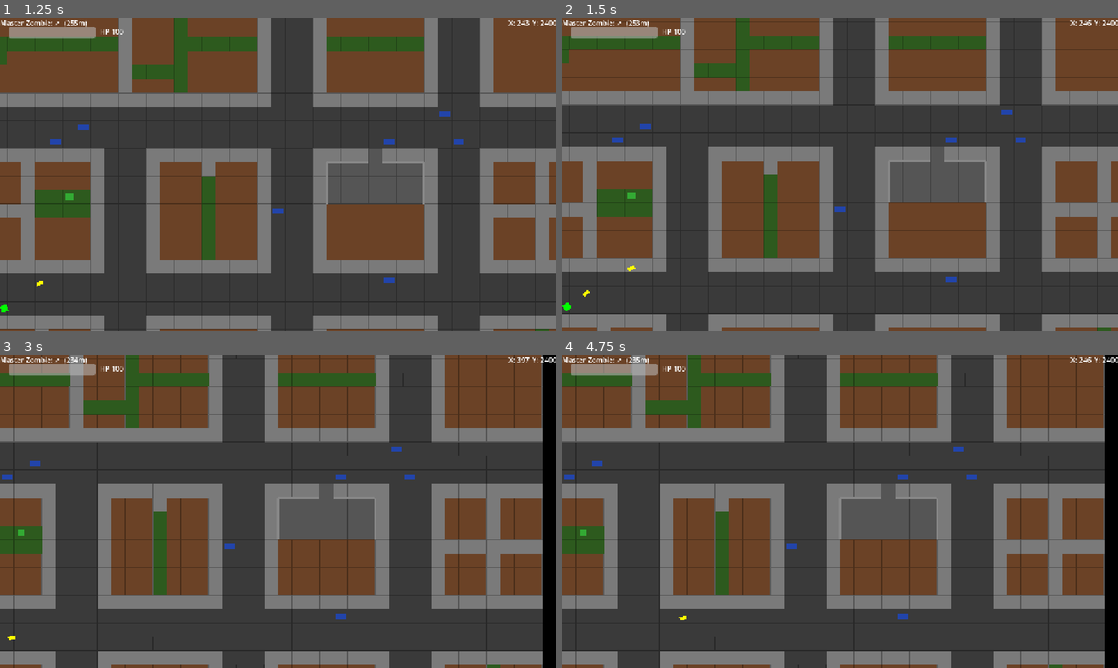
Above: before the commit, frames 1-4 (two rows, left to right).
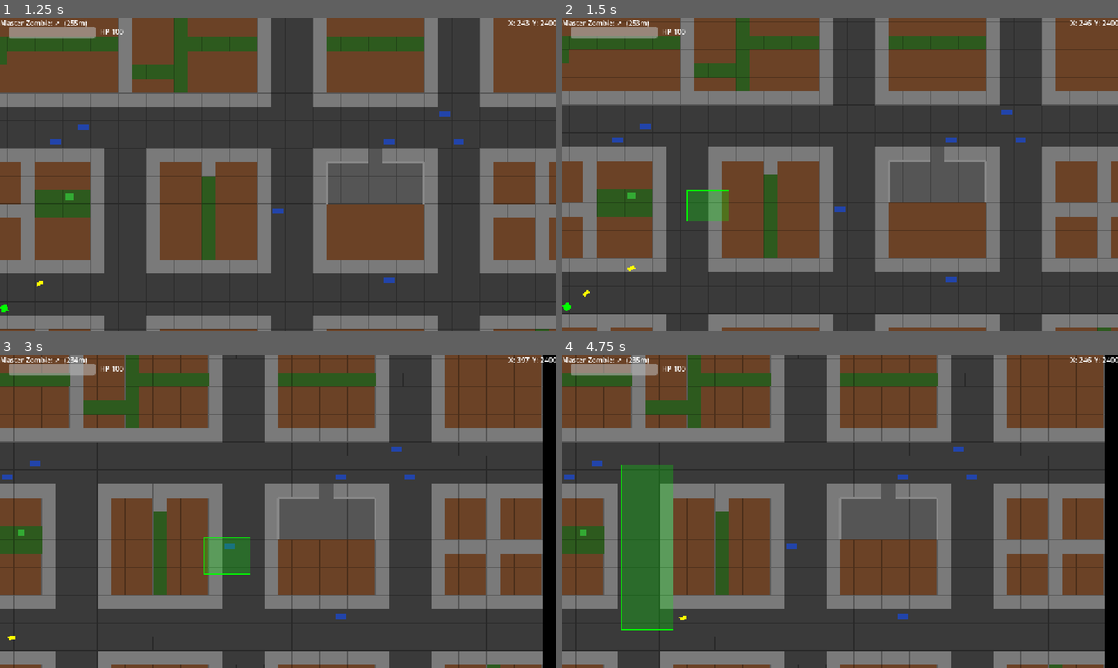
Above: after the commit, the same moments.

Repository: MKBSP/Zombie-game
Game: Godot game, scene res://scenes/world/world.tscn
Same seed, same stepped clock (60 frames per second), same inputs: the game is played once before the commit and once after it.
Inputs (mouse positions are in pixels of both pictures, inside the frame that each line leads up to):
- Up to frame 1 (1.25 s): tap Enter (ui_accept) at 0.5, 0.77 s; move the mouse to (400, 158) at 0.52 s; hold D (move_right) from 0.53 s (still down); hold Down (cam_down) from 0.53 s (still down); click (400, 158) at 0.67 s
- Up to frame 2 (1.5 s): release D (move_right) at 1.25 s; release Down (cam_down) at 1.25 s; drag from (728, 190) to (606, 280) at 1.27 s
- Up to frame 3 (3 s): move the mouse to (333, 442) at 2.02 s; hold D (move_right) 2.03-2.75 s; hold Right (cam_right) 2.03-2.75 s; click (333, 442) at 2.17 s; drag from (250, 574) to (111, 464) at 2.77 s
- Up to frame 4 (4.75 s): move the mouse to (1006, 558) at 3.52 s; hold A (move_left) 3.53-4.25 s; tap R at 3.6 s; click (1006, 558) at 3.67 s; tap Enter (ui_accept) at 3.77 s; drag from (673, 464) to (623, 630) at 4.27 s

Frame 1 is identical in both runs. In frame 2, 0.8% of the frame differs, in the area x 22-30%, y 54-65%; in frame 3, 1.0%; in frame 4, 5.0%, in the area x 10-20%, y 35-88%.

Commit message:
still working on merging zombies

Diff:
--- a/scenes/world/world.tscn
+++ b/scenes/world/world.tscn
@@ -161,7 +161,6 @@
 offset_top = -40.0
 grow_horizontal = 0
 grow_vertical = 0
-pivot_offset = Vector2(-150, -120)
 
 [node name="FastButton" type="Button" parent="ZombieControllerNode/ZCOverlay/MergePanel" unique_id=681435213]
 layout_mode = 2
--- a/scenes/zombie/fast_zombie.tscn
+++ b/scenes/zombie/fast_zombie.tscn
@@ -13,7 +13,7 @@
 [sub_resource type="CircleShape2D" id="CircleShape2D_wq15x"]
 radius = 13.0
 
-[node name="FastZombie" type="CharacterBody2D" unique_id=1597845788 groups=["zombies"]]
+[node name="FastZombie" type="CharacterBody2D" unique_id=1597845788 groups=["fast_zombies"]]
 collision_layer = 2
 script = ExtResource("1_foluw")
 speed = 150.0
--- a/scripts/zombie_controller.gd
+++ b/scripts/zombie_controller.gd
@@ -62,6 +62,11 @@
 		merge_manager.merge_cancelled.connect(func(): cancel_button.visible = false)
 		merge_manager.merge_locked_in.connect(func(): cancel_button.visible = false)
 
+	# Fix MergePanel size so buttons are clickable
+	if fast_button:
+		var panel: Control = fast_button.get_parent()
+		panel.offset_left = -150
+		panel.offset_top = -100
 
 func _on_fast_merge_pressed() -> void:
 	if merge_manager == null or merge_manager.state != MergeManager.MergeState.IDLE:
@@ -72,6 +77,10 @@
 	# Pick the 2 closest to each other
 	var pair := _find_closest_pair(standard_zombies)
 	merge_manager.start_merge(pair, "fast")
+		# print to check it if fast button fired.
+	print("FAST BUTTON PRESSED - selected: ", selected_zombies.size(), " standard: ", _get_standard_selected().size())
+	if merge_manager == null or merge_manager.state != MergeManager.MergeState.IDLE:
+		return
 
 
 func _on_fat_merge_pressed() -> void:
@@ -83,6 +92,11 @@
 	# Pick the 3 closest to each other
 	var trio := _find_closest_trio(standard_zombies)
 	merge_manager.start_merge(trio, "fat")
+
+	# print to check it if fat button fired.
+	print("FAT BUTTON PRESSED - selected: ", selected_zombies.size(), " standard: ", _get_standard_selected().size())
+	if merge_manager == null or merge_manager.state != MergeManager.MergeState.IDLE:
+		return
 
 
 func _on_cancel_merge_pressed() -> void:
@@ -191,7 +205,7 @@
 #			elif event.button_index == MOUSE_BUTTON_WHEEL_DOWN:
 #				_zoom_camera(-ZOOM_STEP)
 
-func _unhandled_input(event: InputEvent) -> void:
+func _input(event: InputEvent) -> void:
 	if not is_active:
 		return
 
@@ -204,6 +218,10 @@
 			elif event.button_index == MOUSE_BUTTON_WHEEL_DOWN:
 				_zoom_camera(-ZOOM_STEP)
 				return
+	# Skip selection logic when clicking on UI buttons
+	if event is InputEventMouseButton and event.button_index == MOUSE_BUTTON_LEFT:
+		if get_viewport().gui_get_hovered_control() is Button:
+			return
 
 	# --- Left click: selection ---
 	if event is InputEventMouseButton and event.button_index == MOUSE_BUTTON_LEFT:
